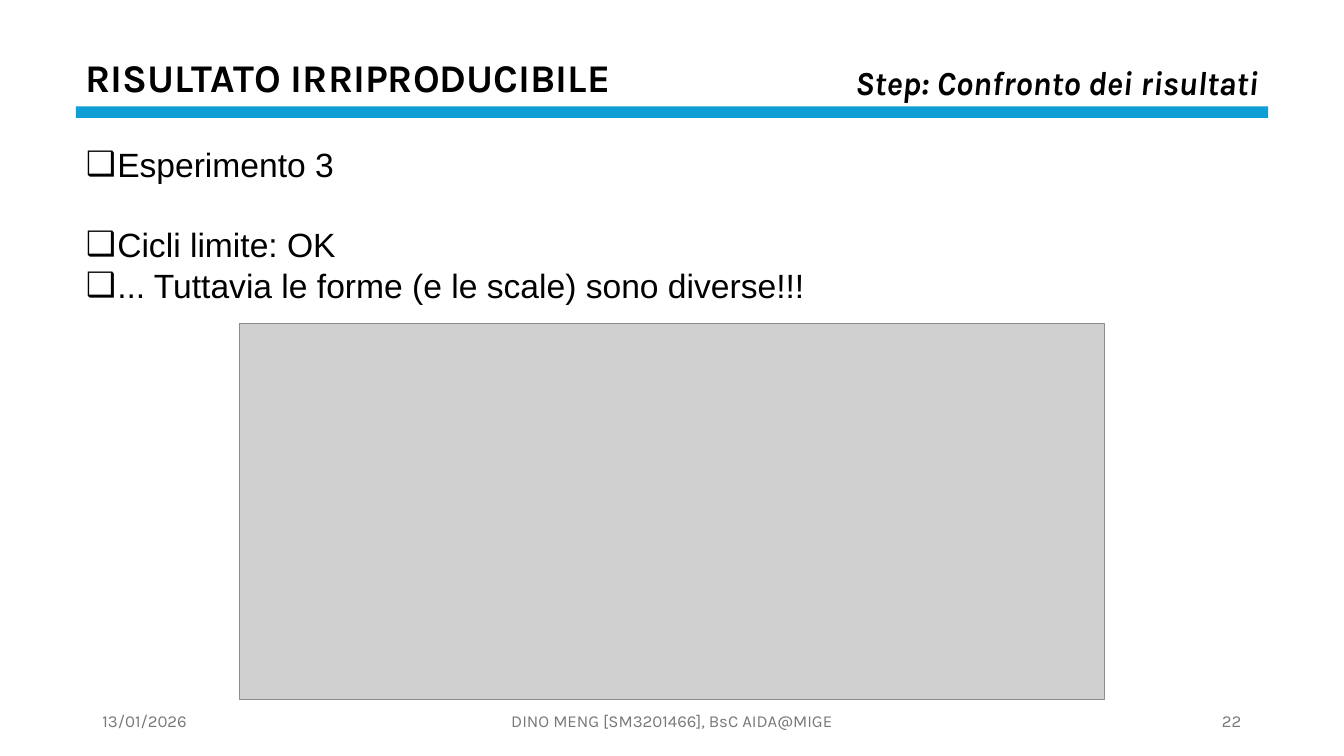
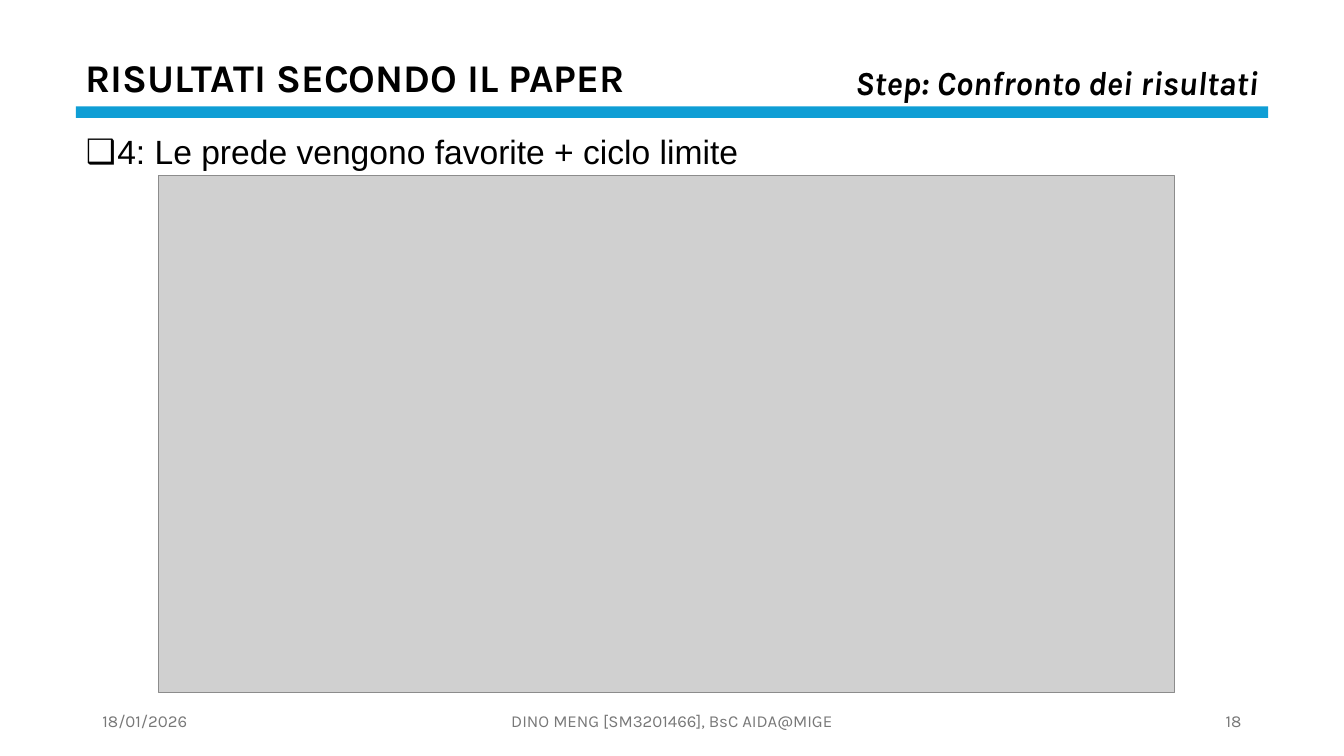
Before and after one commit to OdinMeng/AIDA-UNIVERSITY-NOTES-2025-2026, a slide deck: slide 18 of Complex Systems/project/PresentationPROJECTSM3201466.pptx (slide 22 before the commit). Drawn at 1344x756 pixels with LibreOffice and Linux fonts; fonts in the diff are those of the drawing; grey boxes stand for pictures. Boxes give left, top, right and bottom in pixels: in the first picture for what was removed or moved away, otherwise in the second. Text is boxed around its words. In the diff, an @@ line names an element or a change of style, - is before the commit and + after.

```diff
--- a/Complex Systems/project/PresentationPROJECTSM3201466.pptx
+++ b/Complex Systems/project/PresentationPROJECTSM3201466.pptx
@@ text at <box>86,66,625,93</box>: text changed @@
-RISULTATO IRRIPRODUCIBILE
+RISULTATI SECONDO IL PAPER
@@ text added at <box>117,139,738,171</box>, 24 pt, text #000000 @@
+❑ 4: Le prede vengono favorite + ciclo limite
@@ text removed at <box>117,152,804,305</box> @@
-❑ Esperimento 3
-❑ Cicli limite: OK
-❑ ... Tuttavia le forme (e le scale) sono diverse!!!
@@ picture: place and size @@
-picture at <box>239,324,1105,700</box>
+picture at <box>158,175,1176,693</box>
@@ text at <box>102,715,187,728</box>: text changed @@
-13/01/2026
+18/01/2026
@@ page number at <box>1226,716,1242,727</box>: text changed @@
-22
+18
```
Also in this commit, not shown: 39 other slides changed, 2 slides added, 7 slides removed, 5 other files.
